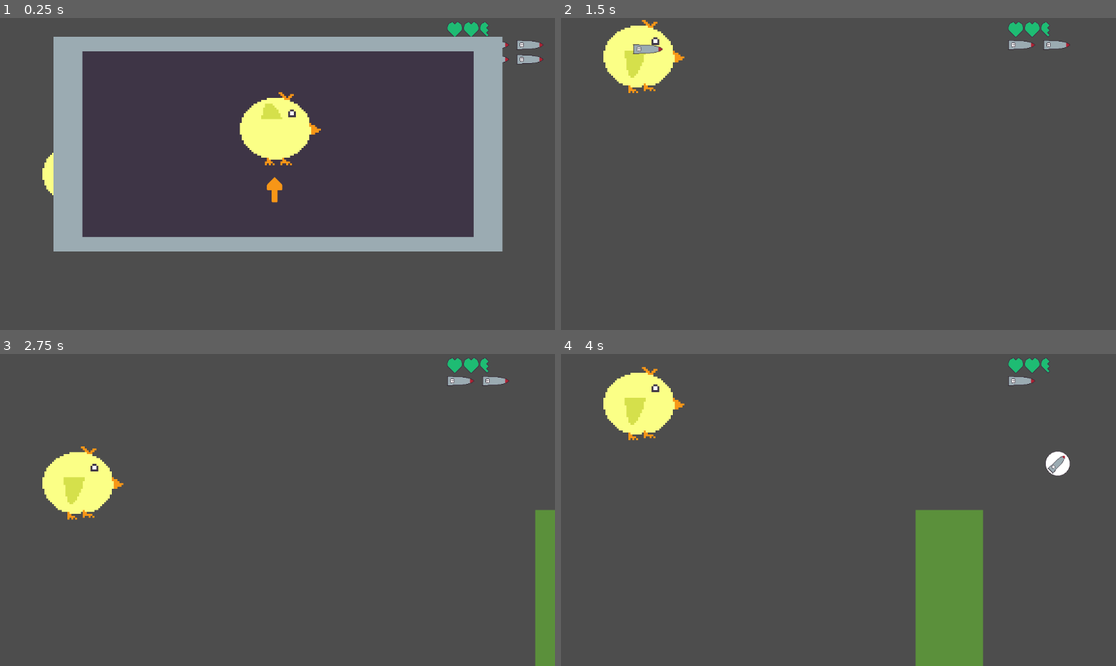
Above: before the commit, frames 1-4 (two rows, left to right).
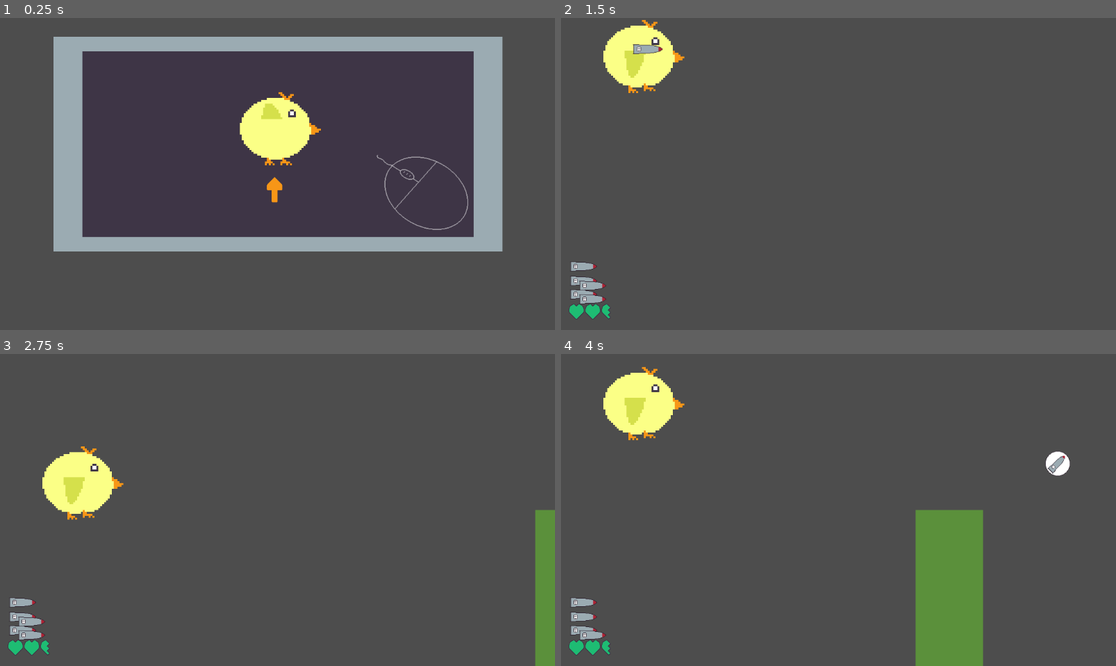
Above: after the commit, the same moments.

Repository: MrOnosa/solo-dev-game-jam-4
Game: Godot game, scene res://game.tscn
The game is run twice, just before and just after one commit, with the same random seed, the same clock (stepped at 60 frames per second) and the same inputs.
Inputs (mouse positions are in pixels of both pictures, inside the frame that each line leads up to):
- Up to frame 1 (0.25 s): no input
- Up to frame 2 (1.5 s): move the mouse to (960, 158) at 0.52 s; press the mouse at (960, 158) at 0.53 s; move the mouse to (727, 189) at 1.27 s; release the mouse at (727, 189) at 1.28 s; right-click (727, 189) at 1.35 s
- Up to frame 3 (2.75 s): move the mouse to (333, 441) at 2.02 s; press the mouse at (333, 441) at 2.03 s
- Up to frame 4 (4 s): move the mouse to (810, 572) at 2.77 s; release the mouse at (810, 572) at 2.78 s; right-click (810, 572) at 2.85 s; move the mouse to (1005, 556) at 3.52 s; press the mouse at (1005, 556) at 3.53 s

The runs differ from the first frame. In frame 1, 0.9% of the frame differs, in the area x 7-98%, y 1-68%; in frame 2, 1.1%, in the area x 1-92%, y 1-97%; in frame 3, 1.1%; in frame 4, 0.9%.

Commit message:
Added menu mouse indicator

Diff:
--- a/game.gd
+++ b/game.gd
@@ -5,7 +5,7 @@
 @export var missile_scene : PackedScene
 @export var ammo_scene : PackedScene
 var inital_pipe_position : Vector2 = Vector2(600.0, 304.0)
-var ammo = 3
+var ammo = 6
 var hp = 5
 
 @onready var bird: Bird = $Bird
@@ -17,11 +17,15 @@
 @onready var ammo_timer: Timer = $AmmoTimer
 @onready var life_bar: LifeBar = $LifeBar
 @onready var menu: CanvasLayer = $Menu
+@onready var hud: Control = $HUD
 
 
 # Called when the node enters the scene tree for the first time.
 func _ready() -> void:
 	reference.queue_free()
+	life_bar.visible = false
+	hud.visible = false
+	bird.visible = false
 	ammo_timer.start(pipe_timer.wait_time + pipe_timer.wait_time/2.0)
 	life_bar.paint(hp)
 	menu.visible = true
@@ -44,17 +48,6 @@
 
 func _on_pipe_died() -> void:
 	pass
-	#var newPipe = pipe.instantiate()
-	#newPipe.position = inital_pipe_position
-	#newPipe.died.connect(_on_pipe_died)
-	#obstacles.add_child(newPipe)
-
-
-#func _on_bird_body_entered(body: Node) -> void:
-	#if body is Pipe:
-		#bird.any_collision_occured = true
-		#print_rich("[color=red]Ouch!")
-	#pass # Replace with function body.
 
 
 func _on_pipe_timer_timeout() -> void:
@@ -108,6 +101,7 @@
 
 	pass # Replace with function body.
 
-
 func _on_menu_game_start() -> void:
-	pass # Replace with function body.
+	life_bar.visible = true
+	hud.visible = true
+	bird.visible = true
--- a/game.tscn
+++ b/game.tscn
@@ -64,8 +64,10 @@
 [node name="HUD" type="Control" parent="."]
 layout_mode = 3
 anchors_preset = 0
-offset_right = 40.0
-offset_bottom = 40.0
+offset_left = -909.0
+offset_top = 488.0
+offset_right = -869.0
+offset_bottom = 528.0
 scale = Vector2(0.9, 1)
 
 [node name="Ammo" type="Control" parent="HUD"]
@@ -75,51 +77,52 @@
 offset_right = 428.889
 offset_bottom = -230.0
 
-[node name="TextureRect4" type="TextureRect" parent="HUD/Ammo"]
-layout_mode = 0
-offset_top = -30.0
-offset_right = 64.0
-offset_bottom = 34.0
-texture = ExtResource("5_i0i7u")
-
-[node name="TextureRect5" type="TextureRect" parent="HUD/Ammo"]
-layout_mode = 0
-offset_left = 81.1111
-offset_top = -30.0
-offset_right = 145.111
-offset_bottom = 34.0
-texture = ExtResource("5_i0i7u")
-
-[node name="TextureRect6" type="TextureRect" parent="HUD/Ammo"]
-layout_mode = 0
-offset_left = 160.0
-offset_top = -30.0
-offset_right = 224.0
-offset_bottom = 34.0
-texture = ExtResource("5_i0i7u")
-
 [node name="TextureRect" type="TextureRect" parent="HUD/Ammo"]
 layout_mode = 0
 offset_right = 64.0
 offset_bottom = 64.0
 texture = ExtResource("5_i0i7u")
 
+[node name="TextureRect4" type="TextureRect" parent="HUD/Ammo"]
+layout_mode = 0
+offset_top = -28.0
+offset_right = 64.0
+offset_bottom = 36.0
+texture = ExtResource("5_i0i7u")
+
+[node name="TextureRect5" type="TextureRect" parent="HUD/Ammo"]
+layout_mode = 0
+offset_top = -58.0
+offset_right = 64.0
+offset_bottom = 6.0
+texture = ExtResource("5_i0i7u")
+
+[node name="TextureRect6" type="TextureRect" parent="HUD/Ammo"]
+layout_mode = 0
+offset_left = 21.1111
+offset_top = 10.0
+offset_right = 85.1111
+offset_bottom = 74.0
+texture = ExtResource("5_i0i7u")
+
 [node name="TextureRect2" type="TextureRect" parent="HUD/Ammo"]
 layout_mode = 0
-offset_left = 81.0
-offset_right = 145.0
-offset_bottom = 64.0
+offset_left = 21.1111
+offset_top = -18.0
+offset_right = 85.1111
+offset_bottom = 46.0
 texture = ExtResource("5_i0i7u")
 
 [node name="TextureRect3" type="TextureRect" parent="HUD/Ammo"]
 layout_mode = 0
-offset_left = 160.0
-offset_right = 224.0
-offset_bottom = 64.0
+offset_left = 21.1111
+offset_top = -48.0
+offset_right = 85.1111
+offset_bottom = 16.0
 texture = ExtResource("5_i0i7u")
 
 [node name="LifeBar" parent="." instance=ExtResource("7_5v04i")]
-position = Vector2(368, -300)
+position = Vector2(-544, 286)
 
 [node name="Menu" parent="." instance=ExtResource("8_ba5wn")]
 visible = false
--- a/menu.tscn
+++ b/menu.tscn
@@ -1,9 +1,10 @@
-[gd_scene load_steps=9 format=3 uid="uid://c2jlw5xgv0d0d"]
+[gd_scene load_steps=14 format=3 uid="uid://c2jlw5xgv0d0d"]
 
 [ext_resource type="Script" path="res://menu.gd" id="1_moqug"]
 [ext_resource type="Texture2D" uid="uid://d31ejslsw8kso" path="res://assets/menu-frame.png" id="1_qfoi4"]
 [ext_resource type="Texture2D" uid="uid://8q2ea7gkt6kr" path="res://assets/bird-Sheet.png" id="1_x02o7"]
 [ext_resource type="Texture2D" uid="uid://cmdkyrm71has4" path="res://assets/arrow.png" id="4_g3x2k"]
+[ext_resource type="Texture2D" uid="uid://ysd832a6ih3b" path="res://assets/computer-mouse-Sheet.png" id="5_cc6mw"]
 
 [sub_resource type="SpriteFrames" id="SpriteFrames_rn47m"]
 animations = [{
@@ -38,6 +39,35 @@
 "speed": 5.0
 }]
 
+[sub_resource type="AtlasTexture" id="AtlasTexture_oipv3"]
+atlas = ExtResource("5_cc6mw")
+region = Rect2(0, 0, 215, 215)
+
+[sub_resource type="AtlasTexture" id="AtlasTexture_go5g8"]
+atlas = ExtResource("5_cc6mw")
+region = Rect2(215, 0, 215, 215)
+
+[sub_resource type="AtlasTexture" id="AtlasTexture_t53qr"]
+atlas = ExtResource("5_cc6mw")
+region = Rect2(430, 0, 215, 215)
+
+[sub_resource type="SpriteFrames" id="SpriteFrames_f1nff"]
+animations = [{
+"frames": [{
+"duration": 1.0,
+"texture": SubResource("AtlasTexture_oipv3")
+}, {
+"duration": 1.0,
+"texture": SubResource("AtlasTexture_go5g8")
+}, {
+"duration": 1.0,
+"texture": SubResource("AtlasTexture_t53qr")
+}],
+"loop": true,
+"name": &"default",
+"speed": 1.0
+}]
+
 [node name="Menu" type="CanvasLayer"]
 process_mode = 2
 script = ExtResource("1_moqug")
@@ -58,3 +88,8 @@
 [node name="Arrow" type="Sprite2D" parent="."]
 position = Vector2(570, 350)
 texture = ExtResource("4_g3x2k")
+
+[node name="ComputerMouse" type="AnimatedSprite2D" parent="."]
+position = Vector2(880, 380)
+sprite_frames = SubResource("SpriteFrames_f1nff")
+autoplay = "default"
Binary file added: assets/computer-mouse-Sheet.png
Not shown, added: assets/computer-mouse-Sheet.png.import
Binary file added: assets/raw/computer-mouse.aseprite
Binary file changed: assets/raw/menu-frame.aseprite
